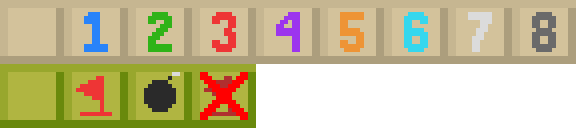
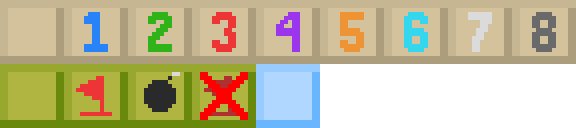
The second 576 x 128 image is a revision of the first. Changes to its layers:
painted on "tiles" over [left=256, top=64, right=320, bottom=128]
